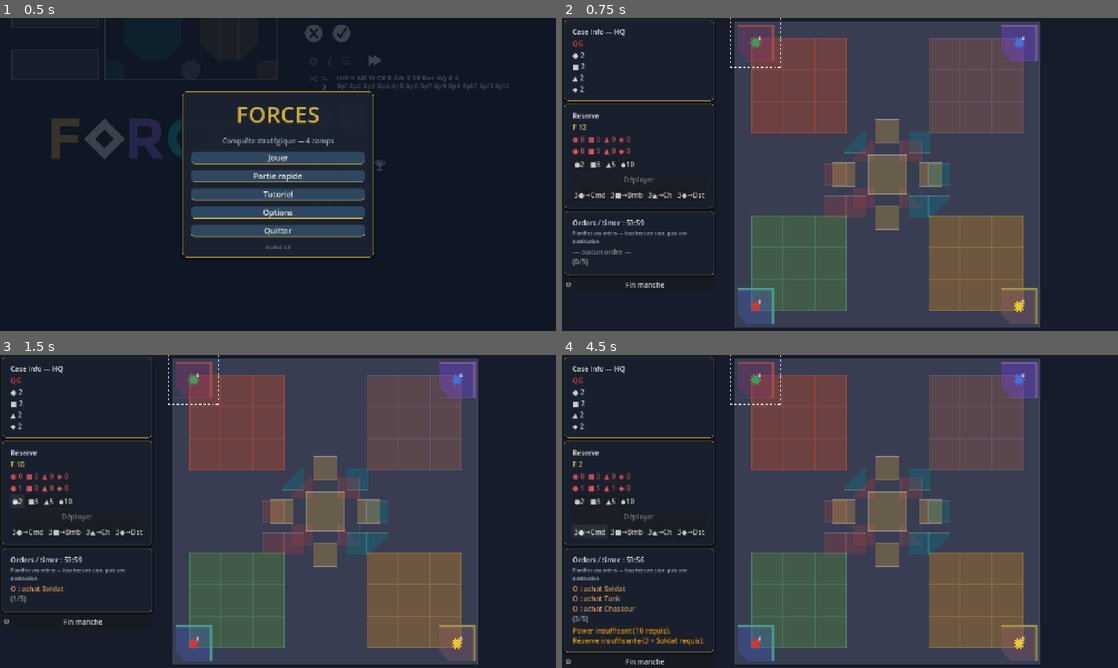
Above: before the commit, frames 1-4 (two rows, left to right).
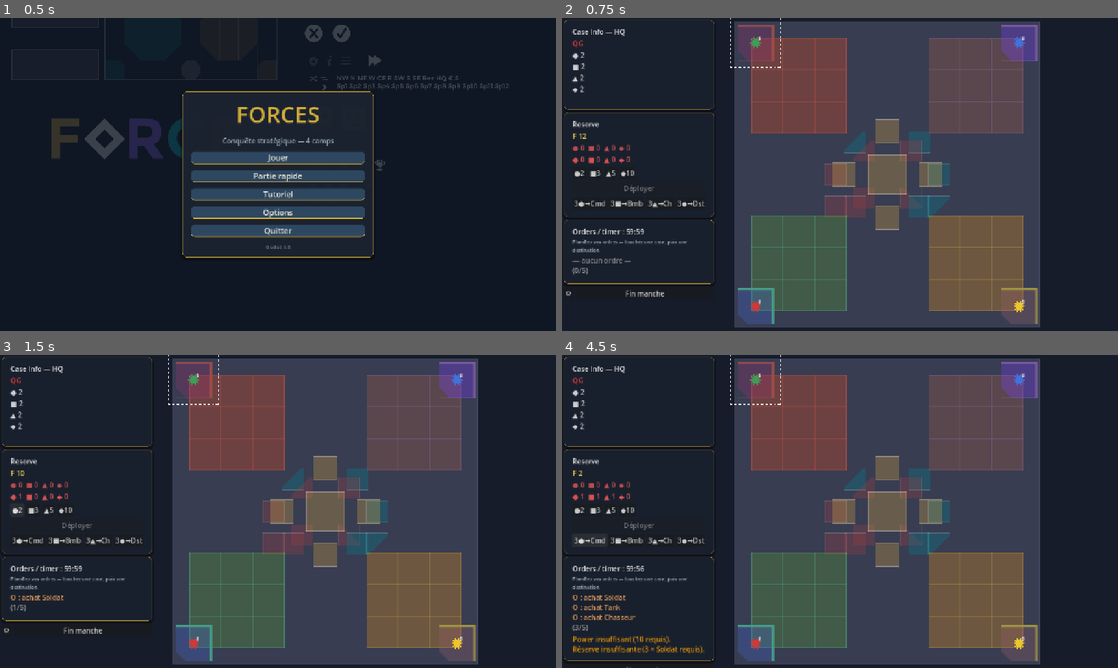
Above: after the commit, the same moments.

Repository: tlloancy/Forces
Game: Godot game, scene res://scenes/menu/main_menu.tscn
The game is run twice, just before and just after one commit, with the same random seed, the same clock (stepped at 60 frames per second) and the same inputs.
Inputs:
- Up to frame 1 (0.5 s): no input
- Up to frame 2 (0.75 s): click "Partie rapide" at 0.5 s
- Up to frame 3 (1.5 s): click "●2" at 1.25 s
- Up to frame 4 (4.5 s): click "■3" at 2 s; click "▲5" at 2.75 s; click "◆10" at 3.5 s; click "3●→Cmd" at 4.25 s

Frame 1 is identical in both runs. In frame 2, 2.7% of the frame differs, in the area x 0-28%, y 25-90%; in frame 3, 2.7%; in frame 4, 3.6%, in the area x 0-28%, y 25-100%.

Commit message:
feat(godot): deplacements mer et air depuis la carte
Cycle de selection des pieces sur une case, surbrillances par domaine, tests smoke QG vers Space_5.

Diff:
--- a/godot/scenes/battle/battle.tscn
+++ b/godot/scenes/battle/battle.tscn
@@ -59,6 +59,13 @@
 unique_name_in_owner = true
 layout_mode = 2
 theme_override_colors/font_color = Color(0.9, 0.9, 0.92, 1)
+
+[node name="CasePiece" type="Label" parent="Sidebar/CasePanel/VBox"]
+unique_name_in_owner = true
+layout_mode = 2
+theme_override_colors/font_color = Color(0.55, 0.82, 0.95, 1)
+theme_override_font_sizes/font_size = 11
+text = ""
 
 [node name="ReservePanel" type="PanelContainer" parent="Sidebar"]
 layout_mode = 2
--- a/godot/scripts/battle/battle.gd
+++ b/godot/scripts/battle/battle.gd
@@ -19,6 +19,7 @@
 var _state: GameState
 var _selected_sector: String = ""
 var _selected_piece_id: int = -1
+var _sector_pick_index: int = 0
 var _planning_elapsed: int = 1
 var _timer_accum: float = 0.0
 
@@ -54,6 +55,7 @@
 				_state.human_camp,
 				_selected_sector,
 				_planning_elapsed,
+				_selected_piece(),
 			)
 
 
@@ -98,6 +100,7 @@
 			_state.human_camp,
 			_selected_sector,
 			_planning_elapsed,
+			_selected_piece(),
 		)
 	if _status:
 		_status.text = "Phase %s | ordres %d/%d" % [
@@ -107,17 +110,48 @@
 		]
 
 
+func _selected_piece() -> PieceInstance:
+	if _selected_piece_id < 0:
+		return null
+	return _state.find_piece(_selected_piece_id)
+
+
+func _movable_human_on_sector(sector_id: String) -> Array[PieceInstance]:
+	var result: Array[PieceInstance] = []
+	for p: PieceInstance in _state.human_pieces_on_sector(sector_id):
+		if not _state.has_piece_moved(p.id):
+			result.append(p)
+	result.sort_custom(func(a: PieceInstance, b: PieceInstance) -> bool:
+		return int(a.type) < int(b.type)
+	)
+	return result
+
+
 func _update_move_highlights() -> void:
 	if not _board_map.has_method("set_move_highlights"):
 		return
 	if _selected_piece_id < 0:
 		_board_map.call("set_move_highlights", PackedStringArray())
-		return
-	var piece: PieceInstance = _state.find_piece(_selected_piece_id)
+		if _board_map.has_method("set_highlight_color"):
+			_board_map.call("set_highlight_color", Color(0.95, 0.85, 0.35, 0.55))
+		return
+	var piece: PieceInstance = _selected_piece()
 	if piece == null or piece.in_reserve:
 		_board_map.call("set_move_highlights", PackedStringArray())
 		return
+	if _board_map.has_method("set_highlight_color"):
+		_board_map.call("set_highlight_color", _highlight_color_for_piece(piece))
 	_board_map.call("set_move_highlights", _state.destinations_for(piece))
+
+
+func _highlight_color_for_piece(piece: PieceInstance) -> Color:
+	match GameConstants.piece_movement_domain(piece.type):
+		GameConstants.MovementDomain.SEA:
+			return Color(0.45, 0.75, 0.95, 0.65)
+		GameConstants.MovementDomain.AIR:
+			return Color(0.85, 0.9, 0.45, 0.65)
+		_:
+			return Color(0.95, 0.85, 0.35, 0.55)
 
 
 func _log_last_order() -> void:
@@ -133,22 +167,41 @@
 
 func _select_sector(sector_id: String) -> void:
 	if _selected_piece_id >= 0:
-		var active: PieceInstance = _state.find_piece(_selected_piece_id)
+		var active: PieceInstance = _selected_piece()
 		if active != null and not active.in_reserve and sector_id != active.sector_id:
 			var dests := _state.destinations_for(active)
 			if sector_id in dests:
 				_try_move_to(sector_id)
 				return
 
-	_selected_sector = sector_id
-	_selected_piece_id = -1
+	if sector_id == _selected_sector:
+		_cycle_movable_piece(sector_id)
+	else:
+		_selected_sector = sector_id
+		_sector_pick_index = 0
+		_select_movable_piece_by_index(sector_id, 0)
+
 	if _board_map.has_method("set_selected"):
 		_board_map.call("set_selected", sector_id)
 	_update_sector_panel()
-	for i in range(_piece_list.get_item_count()):
-		_on_piece_selected(i)
-		break
-	_refresh_ui()
+	_refresh_ui()
+
+
+func _cycle_movable_piece(sector_id: String) -> void:
+	var movable := _movable_human_on_sector(sector_id)
+	if movable.size() <= 1:
+		return
+	_sector_pick_index = (_sector_pick_index + 1) % movable.size()
+	_selected_piece_id = movable[_sector_pick_index].id
+
+
+func _select_movable_piece_by_index(sector_id: String, index: int) -> void:
+	var movable := _movable_human_on_sector(sector_id)
+	if movable.is_empty():
+		_selected_piece_id = -1
+		return
+	_sector_pick_index = index % movable.size()
+	_selected_piece_id = movable[_sector_pick_index].id
 
 
 func _try_move_to(to_sector: String) -> void:
--- a/godot/scripts/battle/battle_sidebar.gd
+++ b/godot/scripts/battle/battle_sidebar.gd
@@ -5,6 +5,7 @@
 @onready var _case_title: Label = %CaseTitle
 @onready var _case_hq: Label = %CaseHq
 @onready var _case_stats: Label = %CaseStats
+@onready var _case_piece: Label = %CasePiece
 @onready var _reserve_power: Label = %ReservePower
 @onready var _reserve_outline: Label = %ReserveOutline
 @onready var _reserve_counts: Label = %ReserveCounts
@@ -18,9 +19,11 @@
 	human_camp: GameConstants.Camp,
 	selected_sector: String,
 	planning_elapsed: int = 1,
+	selected_piece: PieceInstance = null,
 ) -> void:
 	_case_hq.visible = false
 	_case_stats.text = ""
+	_case_piece.text = ""
 	if selected_sector != "":
 		var short := BoardCatalog.sector_short_label(selected_sector)
 		_case_title.text = "Case Info — %s" % short
@@ -35,6 +38,15 @@
 		for key: String in counts:
 			lines.append("%s %d" % [key, int(counts[key])])
 		_case_stats.text = "\n".join(lines) if not lines.is_empty() else "—"
+
+	if selected_piece != null and selected_sector != "" and selected_piece.sector_id == selected_sector:
+		var domain := GameConstants.movement_domain_label(
+			GameConstants.piece_movement_domain(selected_piece.type)
+		)
+		_case_piece.text = "Pièce : %s (%s) — recliquez la case pour changer" % [
+			selected_piece.label(),
+			domain,
+		]
 
 	_reserve_power.text = "F %d" % state.camp_power(human_camp)
 	var res: Dictionary = {}
--- a/godot/scripts/battle/board_map.gd
+++ b/godot/scripts/battle/board_map.gd
@@ -14,6 +14,7 @@
 var _hits: Dictionary = {}
 var _selected: String = ""
 var _move_highlights: PackedStringArray = PackedStringArray()
+var _highlight_color: Color = Color(0.95, 0.85, 0.35, 0.55)
 var _state: GameState
 
 
@@ -112,6 +113,11 @@
 	queue_redraw()
 
 
+func set_highlight_color(color: Color) -> void:
+	_highlight_color = color
+	queue_redraw()
+
+
 func _on_hit(event: InputEvent, sector_id: String) -> void:
 	if event is InputEventMouseButton:
 		var mb := event as InputEventMouseButton
@@ -143,7 +149,7 @@
 		var hr: float = float(hd.get("r", 10)) * scale * 1.25
 		var hcx := board.position.x + float(hd["x"]) * sx
 		var hcy := board.position.y + float(hd["y"]) * sy
-		draw_arc(Vector2(hcx, hcy), hr, 0.0, TAU, 32, Color(0.95, 0.85, 0.35, 0.55), 2.0)
+		draw_arc(Vector2(hcx, hcy), hr, 0.0, TAU, 32, _highlight_color, 2.0)
 
 	if _selected != "" and _layout.has(_selected):
 		var d: Dictionary = _layout[_selected] as Dictionary
--- a/godot/scripts/core/game_constants.gd
+++ b/godot/scripts/core/game_constants.gd
@@ -78,6 +78,18 @@
 			return MovementDomain.NONE
 
 
+static func movement_domain_label(domain: MovementDomain) -> String:
+	match domain:
+		MovementDomain.LAND:
+			return "terre"
+		MovementDomain.SEA:
+			return "mer"
+		MovementDomain.AIR:
+			return "air"
+		_:
+			return "—"
+
+
 static func is_basic_buy(piece: PieceType) -> bool:
 	return piece in [PieceType.SOLDIER, PieceType.RAIDER, PieceType.HUNTER, PieceType.CRUISER]
 
--- a/godot/scripts/headless_test.gd
+++ b/godot/scripts/headless_test.gd
@@ -48,6 +48,28 @@
 	var dests: PackedStringArray = BoardGraph.land_destinations("HQ_Green", 2)
 	if dests.is_empty():
 		failures.append("BoardGraph: pas de voisins HQ_Green")
+	var cruiser: PieceInstance = null
+	for p: PieceInstance in state.pieces:
+		if p.camp == GameConstants.Camp.GREEN and p.type == GameConstants.PieceType.CRUISER:
+			cruiser = p
+			break
+	if cruiser == null:
+		failures.append("GameState: pas de croiseur vert")
+	elif "Space_5" not in state.destinations_for(cruiser):
+		failures.append("GameState: croiseur sans destination mer depuis QG")
+	else:
+		var err: String = state.try_move_human_piece(cruiser, "Space_5")
+		if not err.is_empty():
+			failures.append("GameState: déplacement mer refusé (%s)" % err)
+	var hunter: PieceInstance = null
+	for p: PieceInstance in state.pieces:
+		if p.camp == GameConstants.Camp.GREEN and p.type == GameConstants.PieceType.HUNTER:
+			hunter = p
+			break
+	if hunter != null and not hunter.in_reserve:
+		var air_dests: PackedStringArray = state.destinations_for(hunter)
+		if air_dests.is_empty():
+			failures.append("GameState: chasseur sans destination air depuis QG")
 	for path: String in [
 		"res://scenes/menu/main_menu.tscn",
 		"res://scenes/menu/game_setup.tscn",
Not shown, changed: godot/CHANGELOG.md
